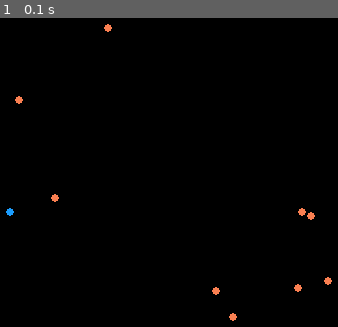
Above: before the commit, frame 1.
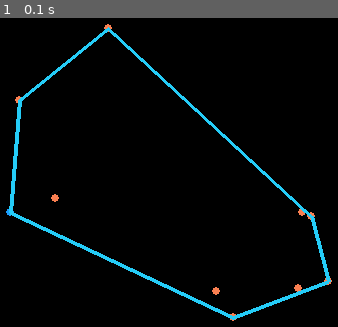
Above: after the commit, the same moment.

Repository: PiyushG14/Convex-hull-pygame
Game: pygame game, started from convexhull.py
Same seed, same stepped clock (60 frames per second), same inputs: the game is played once before the commit and once after it.
Inputs:
- Up to frame 1 (0.1 s): no input

The runs differ from the first frame. In frame 1, 3.0% of the frame differs, in the area x 2-98%, y 2-98%.

Commit message:
Update convexhull.py

Diff:
--- a/convexhull.py
+++ b/convexhull.py
@@ -35,9 +35,25 @@
     leftmost_point = [t for t in coords if leftmost_x is t[0]][0]
     pygame.draw.circle(win, hull_color, leftmost_point, 4)
     pygame.display.update()
+    current_point = leftmost_point
 
 
-    current_point = leftmost_point
+    while(True):
+        hull.append(current_point)
+        next_point = coords[(coords.index(current_point) + 1)%n]
+        for check_point in coords:
+            if(direction(current_point, next_point, check_point)):
+                #print(check_point)
+                next_point = check_point
+
+        pygame.draw.line(win, line_color, current_point,next_point, 4)
+        pygame.display.update()
+        current_point = next_point
+
+        if(current_point == hull[0]):
+            break
+
+
 
     while True:
         for event in pygame.event.get():
